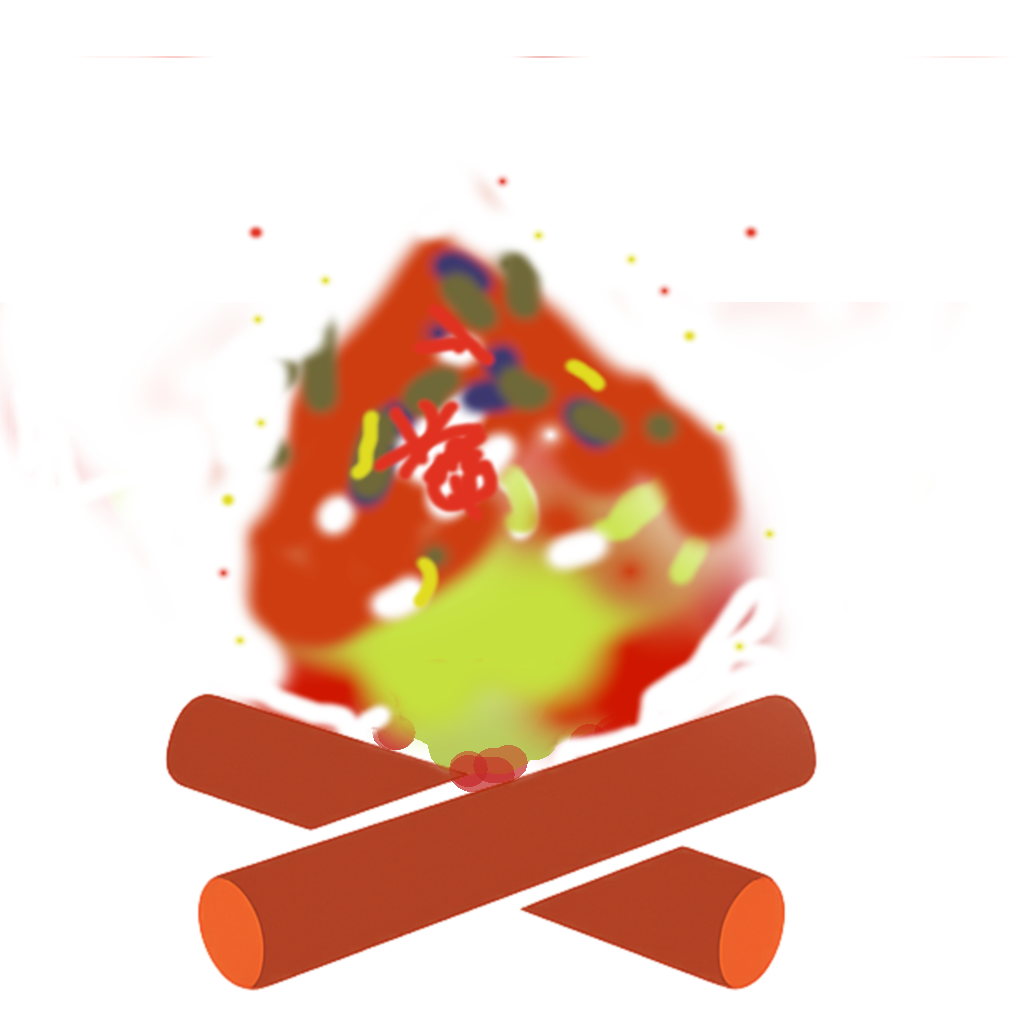
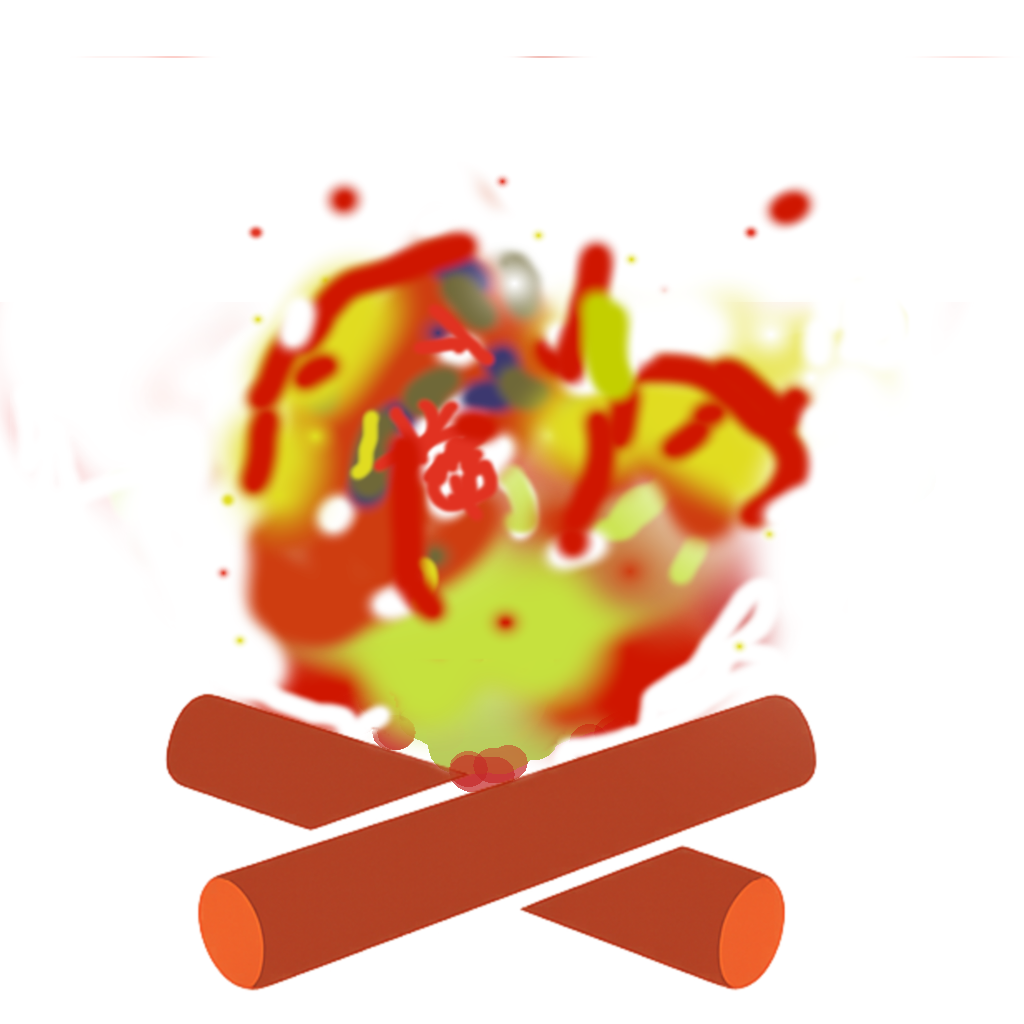
Revision of a layered (1024, 1024) image; what changed, layer by layer:
painted on "capaestado" over [203, 176, 910, 644]
